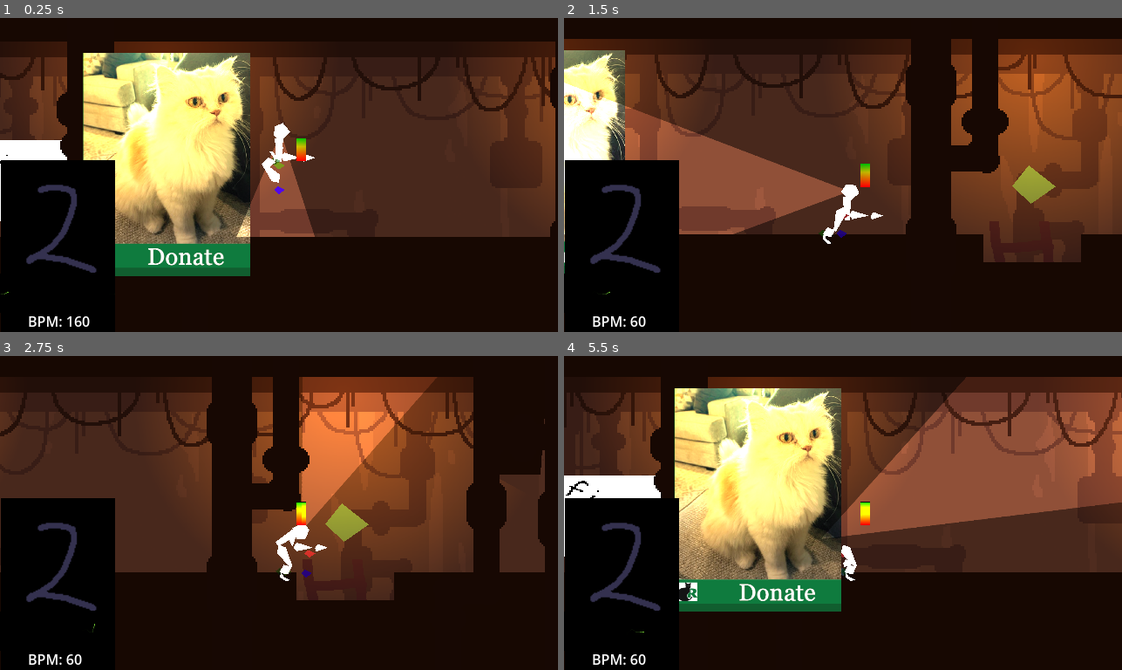
Above: before the commit, frames 1-4 (two rows, left to right).
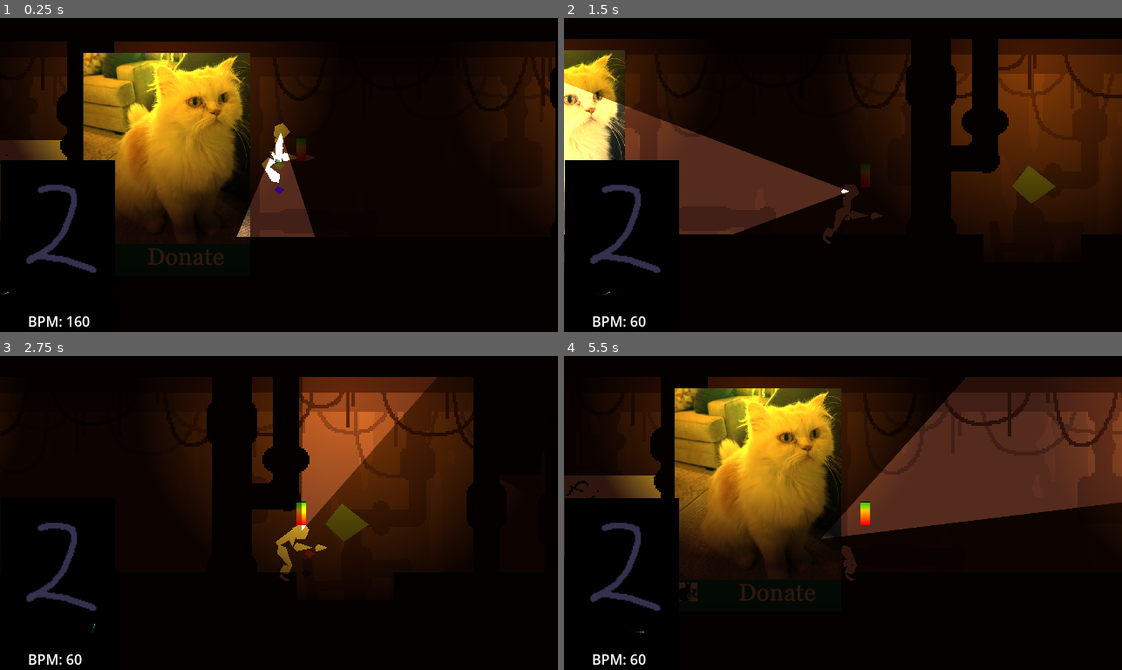
Above: after the commit, the same moments.

Repository: Parker-Vetter/SubwayUnderSea
Game: Godot game, scene res://Scenes/test_scene.tscn
Same seed, same stepped clock (60 frames per second), same inputs: the game is played once before the commit and once after it.
Inputs (mouse positions are in pixels of both pictures, inside the frame that each line leads up to):
- Up to frame 1 (0.25 s): no input
- Up to frame 2 (1.5 s): move the mouse to (731, 162) at 0.52 s; hold D (right) 0.53-1.28 s; tap Space (interact) at 0.6 s; move the mouse to (731, 190) at 1.27 s; hold S (down) from 1.28 s (still down); click (731, 190) at 1.35 s
- Up to frame 3 (2.75 s): move the mouse to (334, 443) at 2.02 s; release S (down) at 2.03 s; hold D (right) from 2.03 s (still down); tap Space (interact) at 2.1 s
- Up to frame 4 (5.5 s): move the mouse to (815, 575) at 2.77 s; release D (right) at 2.78 s; hold W (up) 2.78-3.53 s; click (815, 575) at 2.85 s; move the mouse to (1010, 560) at 3.52 s; hold A (left) 3.53-5.03 s; tap Space (interact) at 3.6, 5.1 s; move the mouse to (675, 465) at 4.27 s; click (675, 465) at 4.35 s; move the mouse to (870, 513) at 5.02 s; hold S (down) from 5.03 s (still down)

The runs differ from the first frame. In frame 1, 57% of the frame differs, in the area x 0-100%, y 7-83%; in frame 2, 52%; in frame 3, 44%; in frame 4, 59%, in the area x 0-100%, y 6-82%.

Commit message:
Added CanvasModulate for maximum vibes

Diff:
--- a/subwaysea/Scenes/test_scene.tscn
+++ b/subwaysea/Scenes/test_scene.tscn
@@ -1,11 +1,10 @@
-[gd_scene load_steps=27 format=3 uid="uid://dn0mkea57a3cw"]
+[gd_scene load_steps=26 format=3 uid="uid://dn0mkea57a3cw"]
 
 [ext_resource type="PackedScene" uid="uid://cc0kb5tbuiykm" path="res://Scenes/player.tscn" id="1_eeyxp"]
 [ext_resource type="Texture2D" uid="uid://c6gm2uw0xbpr4" path="res://assets/bottom_bubbles.png" id="1_qtfo6"]
 [ext_resource type="Texture2D" uid="uid://dcgdftmbhk2d3" path="res://Icons/2d_lights_and_shadows_neutral_point_light.webp" id="1_wmx6u"]
 [ext_resource type="Texture2D" uid="uid://c4vjbsqie46d8" path="res://assets/top_bubbles.png" id="2_jox0j"]
 [ext_resource type="PackedScene" uid="uid://bjcgghhh053jy" path="res://Scenes/oxygenSystem.tscn" id="2_lhl1p"]
-[ext_resource type="Script" path="res://Scripts/flicker_light.gd" id="2_xkchl"]
 [ext_resource type="PackedScene" uid="uid://beb14gfytx36" path="res://Scenes/PlayerOxyTank.tscn" id="3_xpj87"]
 [ext_resource type="Script" path="res://Scripts/playerUIFollow.gd" id="4_v31gu"]
 [ext_resource type="PackedScene" uid="uid://cqdxwpt8n357u" path="res://level_making/camerasystem.tscn" id="5_5gy3l"]
@@ -61,7 +60,6 @@
 texture = ExtResource("1_wmx6u")
 texture_scale = 2.8
 height = 10.0
-script = ExtResource("2_xkchl")
 
 [node name="light2" type="PointLight2D" parent="LightParent"]
 material = SubResource("CanvasItemMaterial_upv4y")
@@ -73,7 +71,6 @@
 texture = ExtResource("1_wmx6u")
 texture_scale = 2.35
 height = 10.0
-script = ExtResource("2_xkchl")
 
 [node name="light3" type="PointLight2D" parent="LightParent"]
 material = SubResource("CanvasItemMaterial_upv4y")
@@ -85,7 +82,6 @@
 texture = ExtResource("1_wmx6u")
 texture_scale = 2.35
 height = 10.0
-script = ExtResource("2_xkchl")
 
 [node name="light4" type="PointLight2D" parent="LightParent"]
 material = SubResource("CanvasItemMaterial_upv4y")
@@ -97,7 +93,6 @@
 texture = ExtResource("1_wmx6u")
 texture_scale = 2.35
 height = 10.0
-script = ExtResource("2_xkchl")
 
 [node name="light5" type="PointLight2D" parent="LightParent"]
 material = SubResource("CanvasItemMaterial_upv4y")
@@ -109,7 +104,6 @@
 texture = ExtResource("1_wmx6u")
 texture_scale = 2.35
 height = 10.0
-script = ExtResource("2_xkchl")
 
 [node name="light6" type="PointLight2D" parent="LightParent"]
 material = SubResource("CanvasItemMaterial_upv4y")
@@ -121,7 +115,6 @@
 texture = ExtResource("1_wmx6u")
 texture_scale = 2.35
 height = 10.0
-script = ExtResource("2_xkchl")
 
 [node name="light7" type="PointLight2D" parent="LightParent"]
 material = SubResource("CanvasItemMaterial_upv4y")
@@ -133,7 +126,6 @@
 texture = ExtResource("1_wmx6u")
 texture_scale = 2.35
 height = 10.0
-script = ExtResource("2_xkchl")
 
 [node name="Parallax Exterior" type="Node2D" parent="."]
 
@@ -373,6 +365,9 @@
 [node name="Component2" parent="." instance=ExtResource("15_mvw0f")]
 position = Vector2(1152, 568)
 
+[node name="CanvasModulate" type="CanvasModulate" parent="."]
+color = Color(0.179092, 0.0865798, 0.0572221, 1)
+
 [connection signal="oxygen_multiplier_changed" from="SanitySystem" to="OxygenSystem" method="_on_sanity_system_oxygen_multiplier_changed"]
 
 [editable path="Ladder"]
